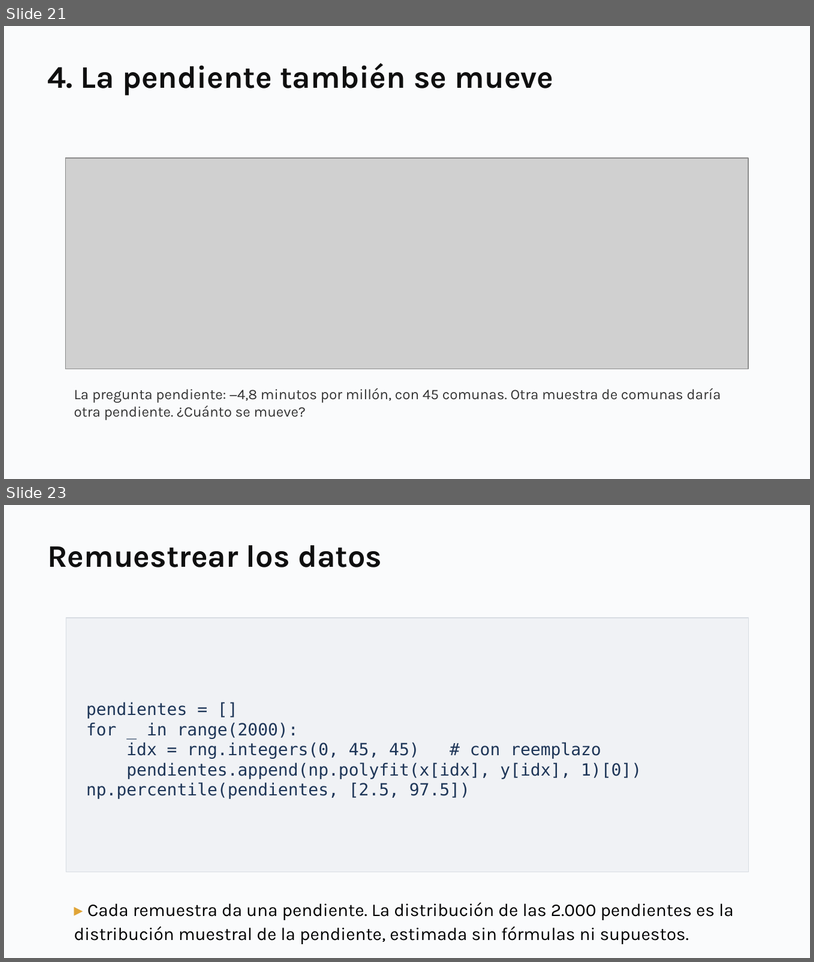
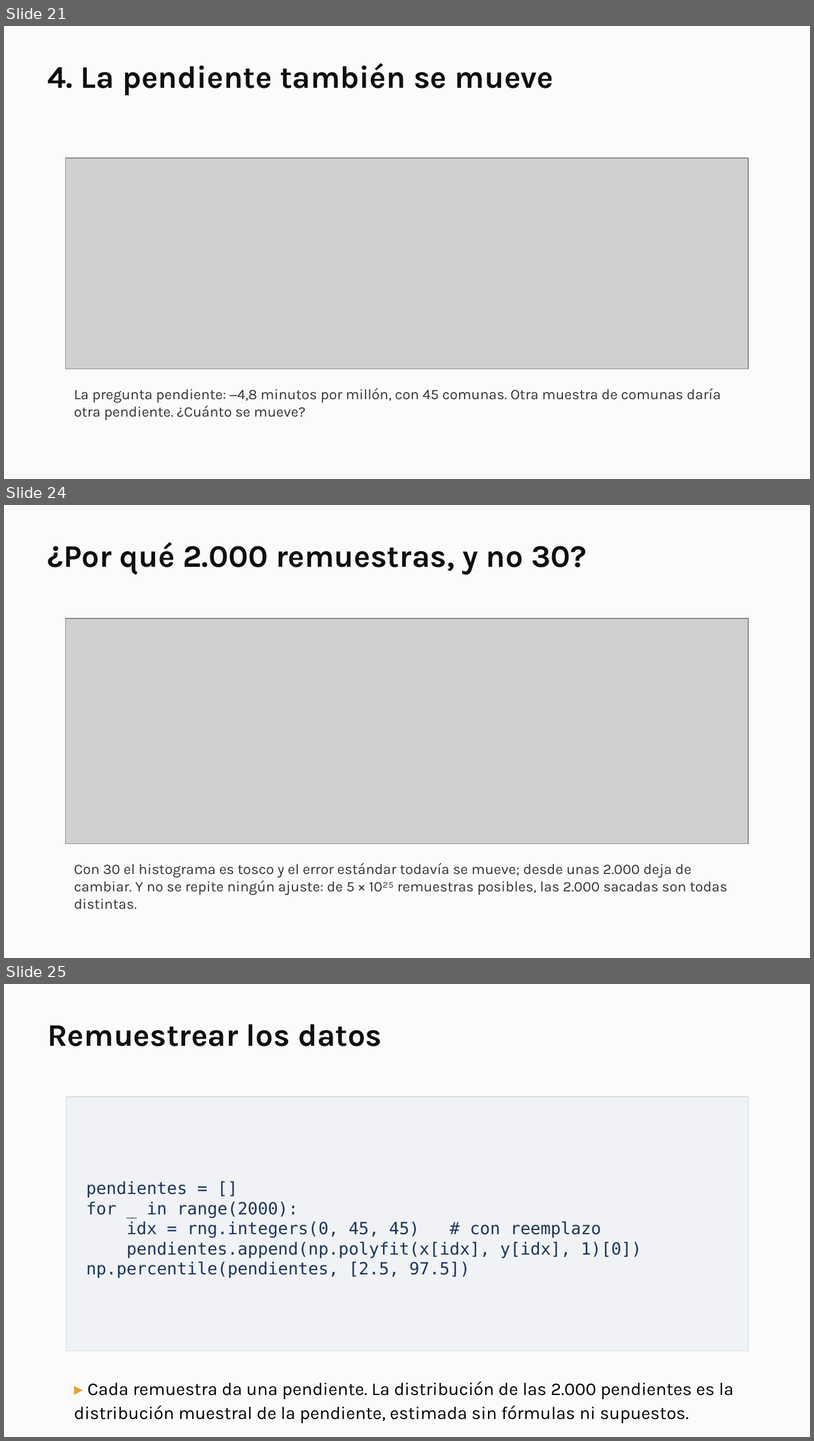
Before and after one commit to daniopitz/diplomado-cdd, a slide deck: presentaciones/clase05_probabilidad_inferencia.pptx. Shown one above the other, each under a label of ours: slides 21 and 23 before the commit, slides 21, 24 and 25 after it; the slides between them are not shown. The pictures are 814x962 and 814x1441 pixels, drawn with LibreOffice and Linux fonts; fonts in the diff are those of the drawing; grey boxes stand for pictures. Boxes give left, top, right and bottom in pixels: in the first picture for what was removed or moved away, otherwise in the second. Text is boxed around its words. In the diff, an @@ line names an element or a change of style, - is before the commit and + after.

```diff
--- a/presentaciones/clase05_probabilidad_inferencia.pptx
+++ b/presentaciones/clase05_probabilidad_inferencia.pptx
@@ slide 24 added at box(4, 505, 810, 958), background #FFFFFF @@
@@ rectangle added at box(4, 505, 810, 958), fill #FAFBFC @@
@@ text added at box(47, 542, 587, 574), 28 pt, text #0F0F0F, bold @@
+¿Por qué 2.000 remuestras, y no 30?
@@ picture added at box(65, 619, 749, 845) @@
@@ text added at box(74, 863, 728, 909), 13 pt, text #333333 @@
+Con 30 el histograma es tosco y el error estándar todavía se mueve; desde unas 2.000 deja de cambiar. Y no se repite ningún ajuste: de 5 × 10²⁵ remuestras posibles, las 2.000 sacadas son todas distintas.
@@ what was slide 23 is now slide 25 @@
```
Also in this commit, not shown: 2 other slides added, 1 slide removed, 3 other files.
